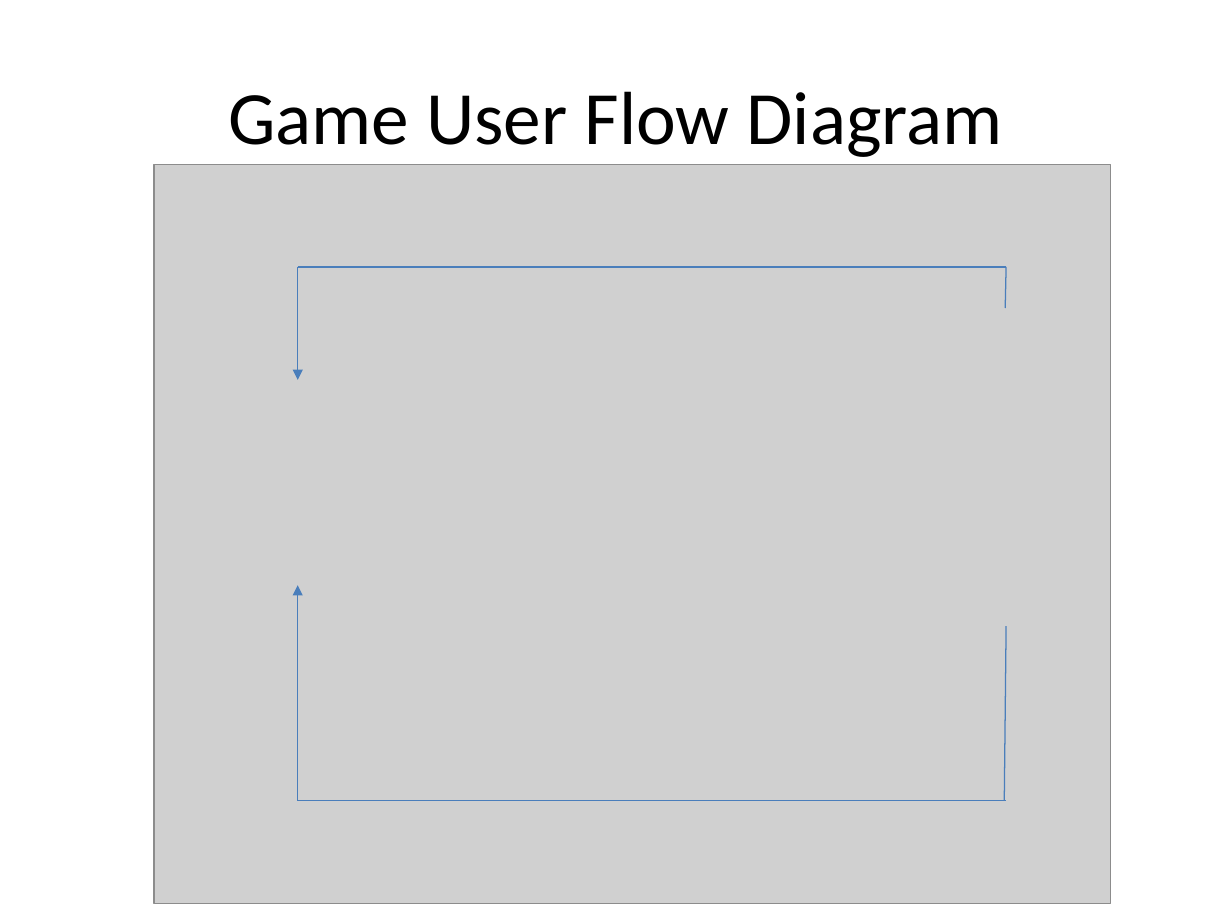
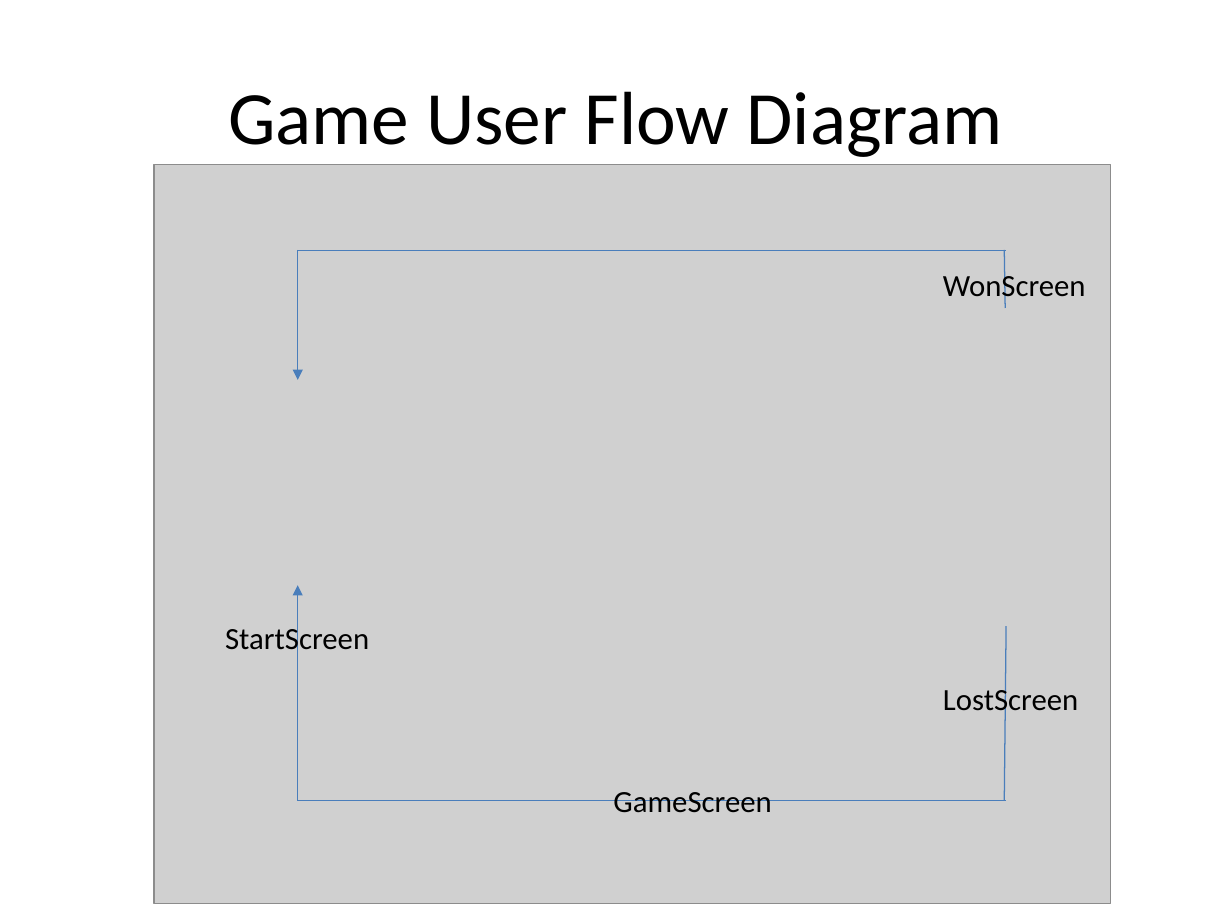
Before and after one commit to jayyyjay/ZooKillSoccer-fa16, a slide deck: slide 6 of assets/ZooKill Soccer Game Design Document.pptx. Drawn at 1232x924 pixels with LibreOffice and Linux fonts; fonts in the diff are those of the drawing; grey boxes stand for pictures. Boxes give left, top, right and bottom in pixels: in the first picture for what was removed or moved away, otherwise in the second. Text is boxed around its words. In the diff, an @@ line names an element or a change of style, - is before the commit and + after.

```diff
--- a/assets/ZooKill Soccer Game Design Document.pptx
+++ b/assets/ZooKill Soccer Game Design Document.pptx
@@ line moved from (298, 267) - (1007, 267) to (298, 250) - (1007, 250) @@
@@ arrow moved from (298, 267) - (298, 379) to (298, 250) - (298, 379) @@
@@ line moved from (1007, 267) - (1005, 308) to (1004, 250) - (1005, 308) @@
@@ text added at [943, 270, 1086, 304], 18 pt, text #000000 @@
+WonScreen
@@ text added at [225, 623, 369, 657], 18 pt, text #000000 @@
+StartScreen
@@ text added at [943, 684, 1078, 718], 18 pt, text #000000 @@
+LostScreen
@@ text added at [613, 792, 771, 813], 18 pt, text #000000 @@
+GameScreen
```
Also in this commit, not shown: 1 other slide changed, 11 other files.
